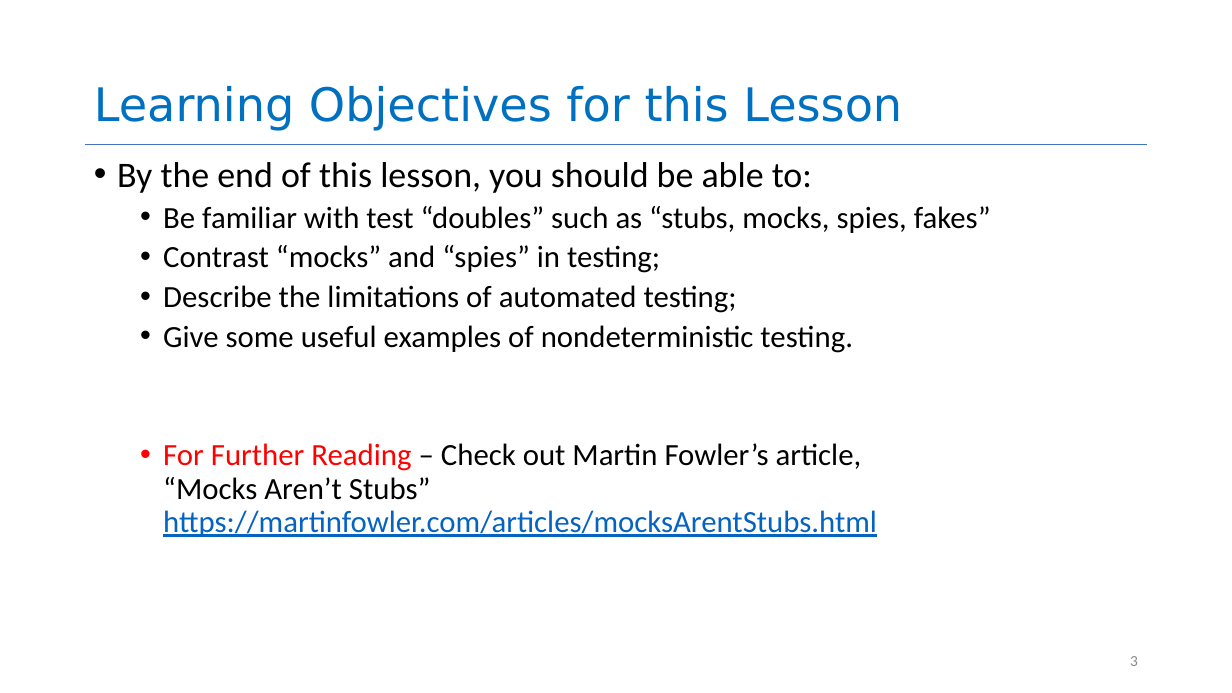
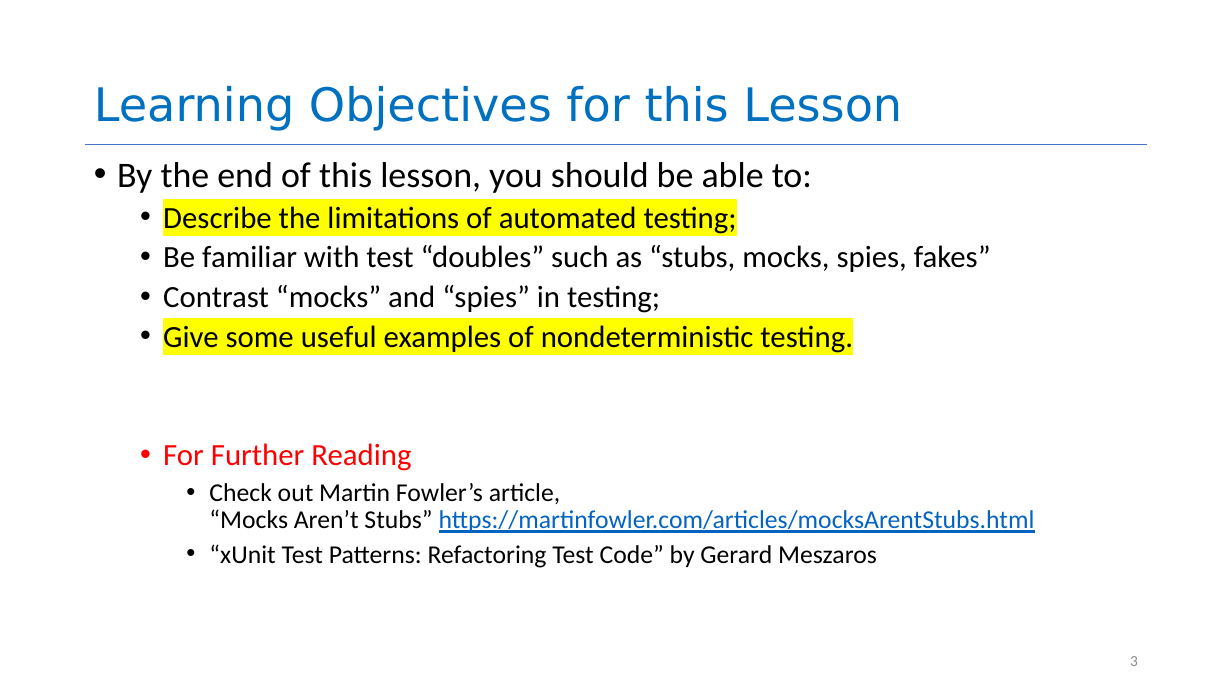
Before and after one commit to neu-se/CS4530-Spring-2022, a slide deck: slide 3 of Slides/Lesson 5.3 Testing Systems.pptx. Drawn at 1232x693 pixels with LibreOffice and Linux fonts; fonts in the diff are those of the drawing. Boxes give left, top, right and bottom in pixels: in the first picture for what was removed or moved away, otherwise in the second. Text is boxed around its words. In the diff, an @@ line names an element or a change of style, - is before the commit and + after.

```diff
--- a/Slides/Lesson 5.3 Testing Systems.pptx
+++ b/Slides/Lesson 5.3 Testing Systems.pptx
@@ text at (163, 206, 737, 234): paragraph added @@
+  • Describe the limitations of automated testing;
@@ text at (163, 285, 737, 313): paragraph removed @@
-  • Describe the limitations of automated testing;
@@ text at (163, 325, 853, 353): highlight none to #FFFF00 in "Give some useful examples of nondeterministic testing." @@
@@ text at (163, 443, 1035, 568): text changed; size 24 to 20 pt; text colour #0563C1 to #000000 @@
-  • For Further Reading – Check out Martin Fowler’s article,
-    “Mocks Aren’t Stubs” https://martinfowler.com/articles/mocksArentStubs.html
+  • For Further Reading
+    • Check out Martin Fowler’s article,
+      “Mocks Aren’t Stubs” https://martinfowler.com/articles/mocksArentStubs.html
+    • “xUnit Test Patterns: Refactoring Test Code” by Gerard Meszaros
```
Also in this commit, not shown: 6 other slides changed, 4 slides added.
